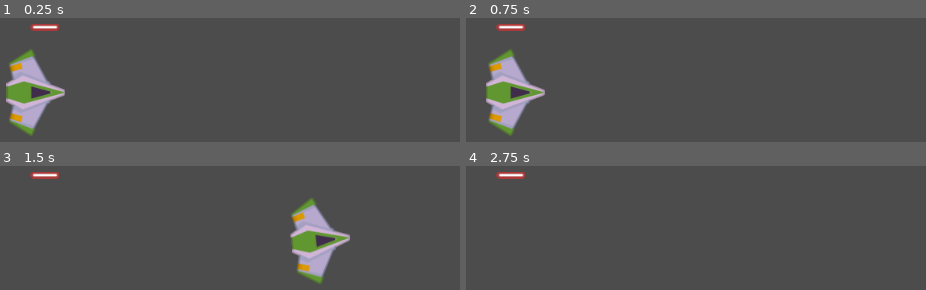
Above: before the commit, frames 1-4 (two rows, left to right).
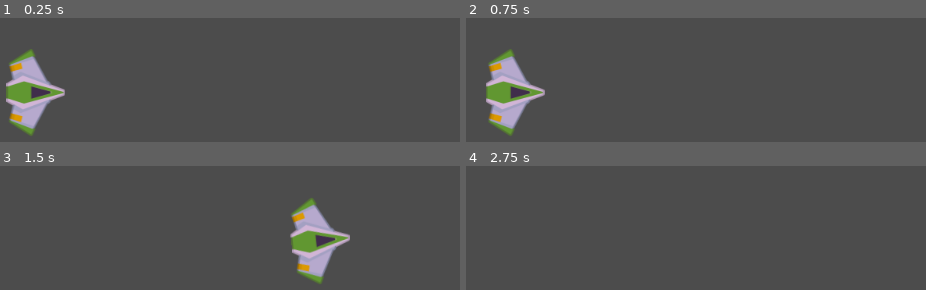
Above: after the commit, the same moments.

Repository: ismael29h/mete0rit0s-juego
Game: Godot game, scene res://Juego/Niveles/NivelTest.tscn
Two runs of this game, one before a commit and one after it. Both use one fixed random seed, a clock stepped at 60 frames per second and the inputs below.
Inputs:
- Up to frame 1 (0.25 s): no input
- Up to frame 2 (0.75 s): tap Enter at 0.5 s; hold W (mover_adelante) from 0.53 s (still down); hold Space (disparo_principal, bound only after the commit) from 0.53 s (still down)
- Up to frame 3 (1.5 s): release W (mover_adelante) at 1.28 s; release Space (disparo_principal, bound only after the commit) at 1.28 s; tap A (mover_antihorario) at 1.35 s
- Up to frame 4 (2.75 s): tap Space (disparo_principal, bound only after the commit) at 1.55, 2.3 s; hold W (mover_adelante) from 2.03 s (still down); hold S (mover_atrás) from 2.03 s (still down)

The runs differ from the first frame. In frame 1, 0.3% of the frame differs, in the area x 6-13%, y 4-11%; in frame 2, 0.3%; in frame 3, 0.3%; in frame 4, 0.3%.

Commit message:
Cañon preparado para disparar

Diff:
--- a/Juego/Naves/Player/Player.gd
+++ b/Juego/Naves/Player/Player.gd
@@ -17,7 +17,7 @@
 	# aplicar torque de rotación
 	apply_torque_impulse(dir_rotacion * potencia_rotacion)
 
-	# debbug
+	# interesante - buscar
 	#print(rad2deg(rotation))
 	#print(empuje.rotated(rotation))
 
@@ -39,3 +39,9 @@
 		dir_rotacion -= 1
 	elif Input.is_action_pressed("mover_horario"):
 		dir_rotacion += 1
+
+	# disparar
+	if Input.is_action_pressed("disparo_principal"):
+		canion.set_esta_disparando(true)
+	if Input.is_action_just_released("disparo_principal"):
+		canion.set_esta_disparando(false)
--- a/Juego/Naves/Player/Player.tscn
+++ b/Juego/Naves/Player/Player.tscn
@@ -1,8 +1,9 @@
-[gd_scene load_steps=6 format=2]
+[gd_scene load_steps=7 format=2]
 
 [ext_resource path="res://Juego/Naves/Player/player_base.png" type="Texture" id=1]
 [ext_resource path="res://Juego/Naves/Player/Player.gd" type="Script" id=2]
 [ext_resource path="res://Juego/Proyectiles/Canion.tscn" type="PackedScene" id=3]
+[ext_resource path="res://Juego/Proyectiles/Proyectil.tscn" type="PackedScene" id=4]
 
 [sub_resource type="PhysicsMaterial" id=2]
 friction = 0.0
@@ -29,6 +30,7 @@
 
 [node name="Canion" parent="." instance=ExtResource( 3 )]
 position = Vector2( -7, 0 )
+proyectil = ExtResource( 4 )
 
 [node name="PunteroIzquierdo" parent="Canion" index="0"]
 position = Vector2( 0, -35 )
--- a/Juego/Niveles/NivelTest.tscn
+++ b/Juego/Niveles/NivelTest.tscn
@@ -1,12 +1,8 @@
-[gd_scene load_steps=3 format=2]
+[gd_scene load_steps=2 format=2]
 
 [ext_resource path="res://Juego/Naves/Player/Player.tscn" type="PackedScene" id=1]
-[ext_resource path="res://Juego/Proyectiles/Proyectil.tscn" type="PackedScene" id=2]
 
 [node name="NivelTest" type="Node2D"]
 
 [node name="Player" parent="." instance=ExtResource( 1 )]
 position = Vector2( 481, 297 )
-
-[node name="Proyectil" parent="." instance=ExtResource( 2 )]
-position = Vector2( 493, 213 )
--- a/Juego/Proyectiles/Canion.gd
+++ b/Juego/Proyectiles/Canion.gd
@@ -22,8 +22,8 @@
 
 func _process(delta: float) -> void:
 	if esta_disparando and esta_enfriado:
-		#disparar()
-		pass
+		disparar()
+
 
 # setter
 func set_esta_disparando(disparando: bool) -> void:
@@ -34,3 +34,21 @@
 	for nodo in get_children():
 		if nodo is Position2D:
 			puntos_disparo.append(nodo)
+
+
+func disparar() -> void:
+	esta_enfriado = false
+	disparo_sfx.play()
+	timer_enfriamiento.start()
+	for punto_disparo in puntos_disparo:
+		var new_proyectil:Proyectil = proyectil.instance()
+		new_proyectil.crear(
+			punto_disparo.global_position,
+			get_owner().rotation,
+			velocidad_proyectil,
+			danio_proyectil
+		)
+	print('Piu piu')
+
+func _on_TimerDisparo_timeout() -> void:
+	esta_enfriado = true
--- a/Juego/Proyectiles/Canion.tscn
+++ b/Juego/Proyectiles/Canion.tscn
@@ -13,3 +13,5 @@
 bus = "SFX"
 
 [node name="TimerDisparo" type="Timer" parent="."]
+
+[connection signal="timeout" from="TimerDisparo" to="." method="_on_TimerDisparo_timeout"]
--- a/project.godot
+++ b/project.godot
@@ -62,6 +62,12 @@
 , Object(InputEventKey,"resource_local_to_scene":false,"resource_name":"","device":0,"alt":false,"shift":false,"control":false,"meta":false,"command":false,"pressed":false,"scancode":0,"physical_scancode":16777231,"unicode":0,"echo":false,"script":null)
  ]
 }
+disparo_principal={
+"deadzone": 0.5,
+"events": [ Object(InputEventKey,"resource_local_to_scene":false,"resource_name":"","device":0,"alt":false,"shift":false,"control":false,"meta":false,"command":false,"pressed":false,"scancode":0,"physical_scancode":32,"unicode":0,"echo":false,"script":null)
+, Object(InputEventKey,"resource_local_to_scene":false,"resource_name":"","device":0,"alt":false,"shift":false,"control":false,"meta":false,"command":false,"pressed":false,"scancode":0,"physical_scancode":16777221,"unicode":0,"echo":false,"script":null)
+ ]
+}
 
 [physics]
 
